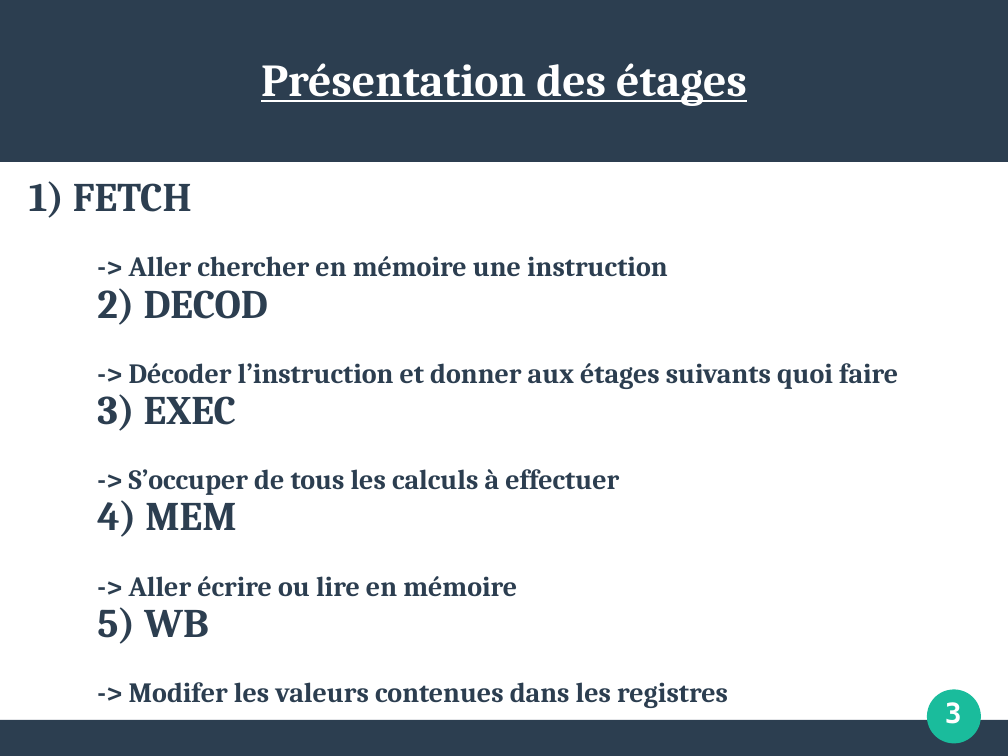
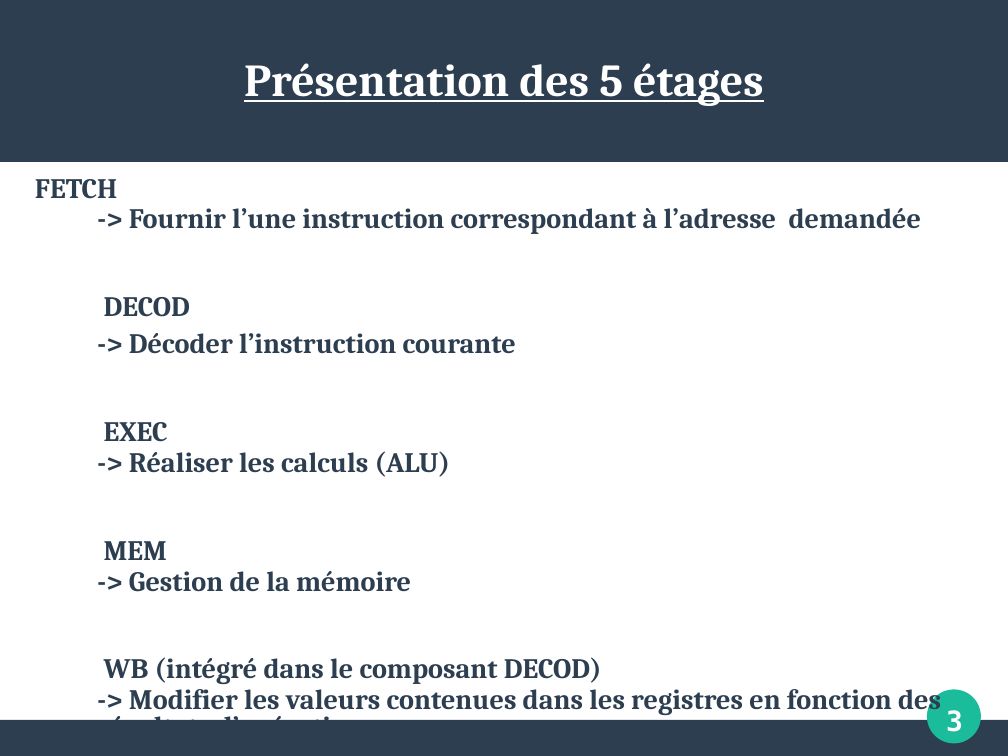
Before and after one commit to maximouth/VHDL, a slide deck: slide 3 of presentation1.odp. Drawn at 1008x756 pixels with LibreOffice and Linux fonts; fonts in the diff are those of the drawing. Boxes give left, top, right and bottom in pixels: in the first picture for what was removed or moved away, otherwise in the second. Text is boxed around its words. In the diff, an @@ line names an element or a change of style, - is before the commit and + after.

```diff
--- a/presentation1.odp
+++ b/presentation1.odp
@@ title at box(244, 63, 764, 106): text changed @@
-Présentation des étages
+Présentation des 5 étages
@@ text at box(35, 179, 941, 720): text changed; size 22 to 22.2 pt @@
-1) FETCH
-  -> Aller chercher en mémoire une instruction
-2) DECOD
-  -> Décoder l’instruction et donner aux étages suivants quoi faire
-3) EXEC
-  -> S’occuper de tous les calculs à effectuer
-4) MEM
-  -> Aller écrire ou lire en mémoire
-5) WB
-  -> Modifer les valeurs contenues dans les registres
+FETCH
+  -> Fournir l’une instruction correspondant à l’adresse demandée
+DECOD
+  -> Décoder l’instruction courante
+EXEC
+  -> Réaliser les calculs (ALU)
+MEM
+  -> Gestion de la mémoire
+WB (intégré dans le composant DECOD)
+  -> Modifier les valeurs contenues dans les registres en fonction des résultats d’opération
@@ text "3": place and size @@
-text "3" at box(945, 702, 962, 724)
+text "3" at box(946, 710, 963, 732)
```
Also in this commit, not shown: 10 other slides changed, 9 slides added, 4 slides removed.
